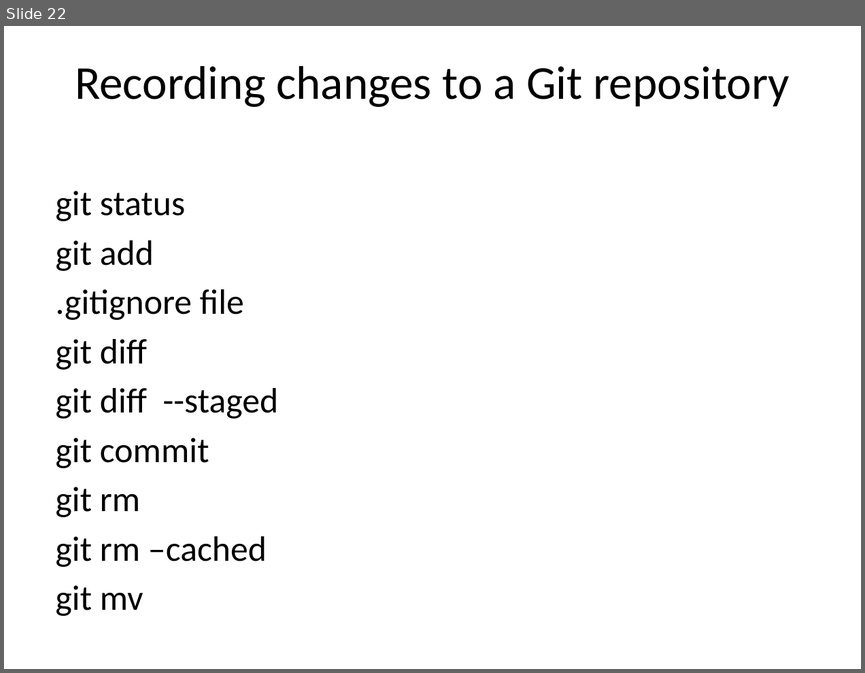
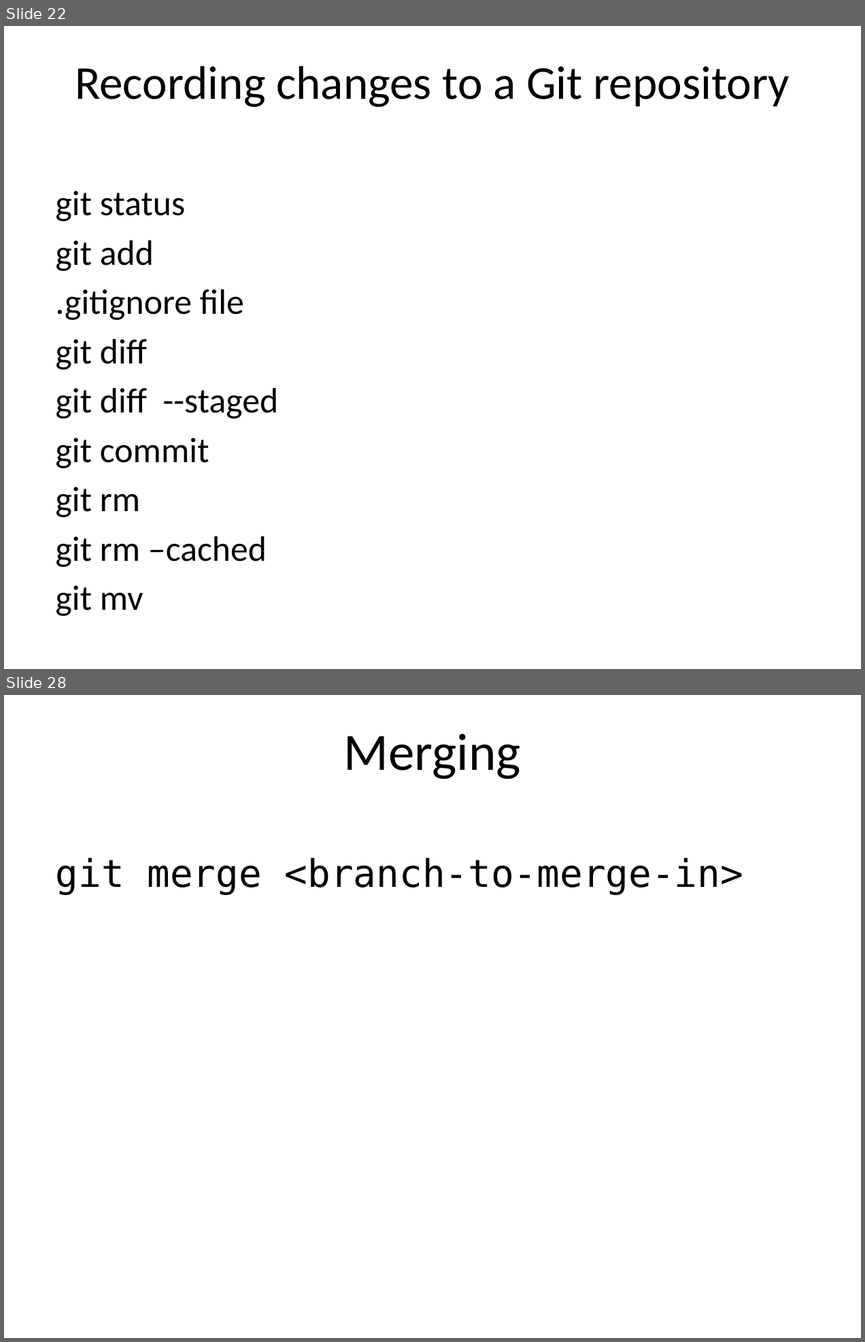
Before and after one commit to agentzz9/GITBasics, a slide deck: GIT version control.pptx. Shown one above the other, each under a label of ours: slide 22 before the commit, slides 22 and 28 after it; the slides between them are not shown. The pictures are 865x673 and 865x1342 pixels, drawn with LibreOffice and Linux fonts; fonts in the diff are those of the drawing. Boxes give left, top, right and bottom in pixels: in the first picture for what was removed or moved away, otherwise in the second. Text is boxed around its words. In the diff, an @@ line names an element or a change of style, - is before the commit and + after.

```diff
--- a/GIT version control.pptx
+++ b/GIT version control.pptx
@@ slide 28 added at (x1=4, y1=695, x2=861, y2=1338), background #FFFFFF @@
@@ title added at (x1=344, y1=734, x2=521, y2=779), 44 pt, text #000000 @@
+Merging
@@ text added at (x1=56, y1=858, x2=743, y2=895), 32 pt, text #000000 @@
+git merge <branch-to-merge-in>
```
Also in this commit, not shown: 9 other slides added.
